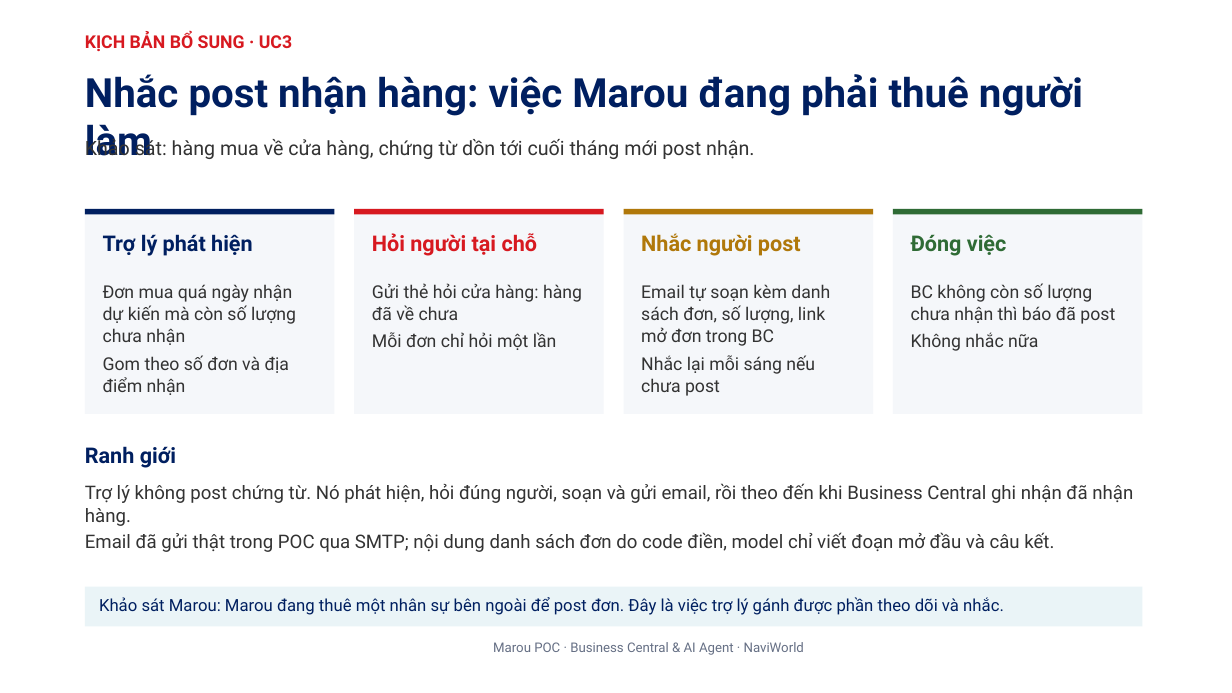
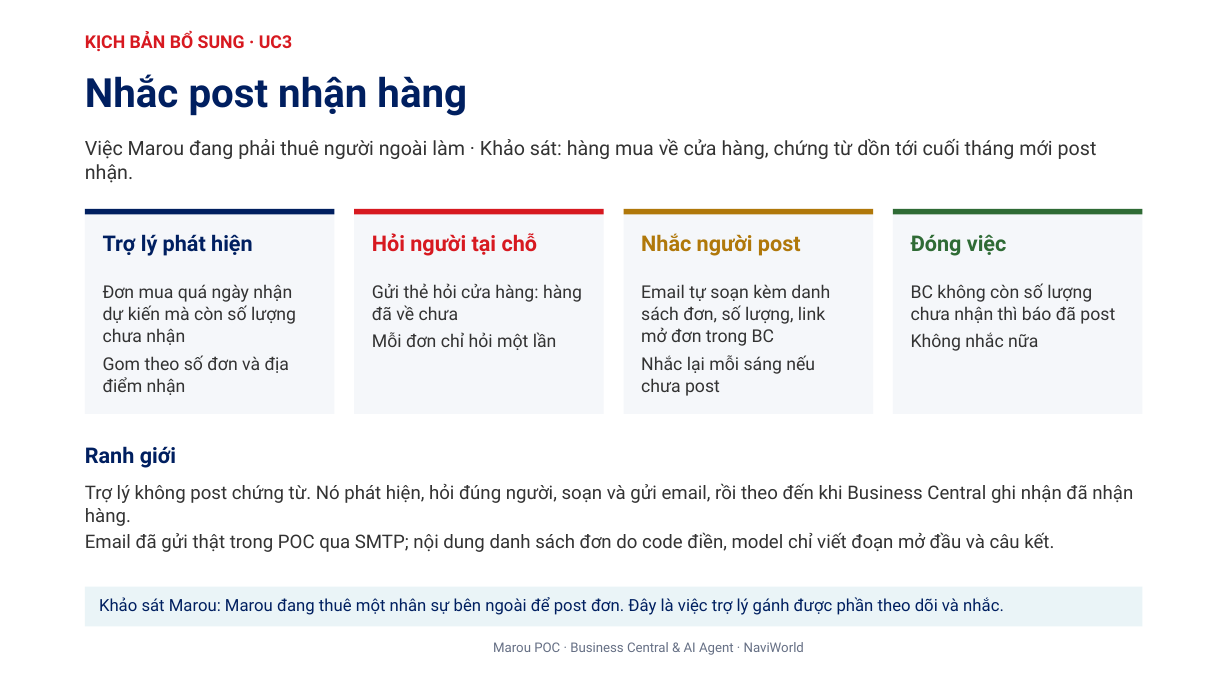
Before and after one commit to dinhtiendungerp/ops-assistant, a slide deck: slide 28 of docs/12 Marou POC - Kien truc va kich ban UC2 (slide).pptx. Drawn at 1232x693 pixels with LibreOffice and Linux fonts; fonts in the diff are those of the drawing; background and template pictures are left out. Boxes give left, top, right and bottom in pixels: in the first picture for what was removed or moved away, otherwise in the second. Text is boxed around its words. In the diff, an @@ line names an element or a change of style, - is before the commit and + after.

Commit message:
Slide 28: tieu de tran hai dong de len dong phu, rut ngan lai

```diff
--- a/docs/12 Marou POC - Kien truc va kich ban UC2 (slide).pptx
+++ b/docs/12 Marou POC - Kien truc va kich ban UC2 (slide).pptx
@@ text at [85, 74, 467, 116]: text changed @@
-Nhắc post nhận hàng: việc Marou đang phải thuê người làm
+Nhắc post nhận hàng
@@ text at [85, 139, 1097, 183]: text changed @@
-Khảo sát: hàng mua về cửa hàng, chứng từ dồn tới cuối tháng mới post nhận.
+Việc Marou đang phải thuê người ngoài làm · Khảo sát: hàng mua về cửa hàng, chứng từ dồn tới cuối tháng mới post nhận.
```
Also in this commit, not shown: 1 other file.
